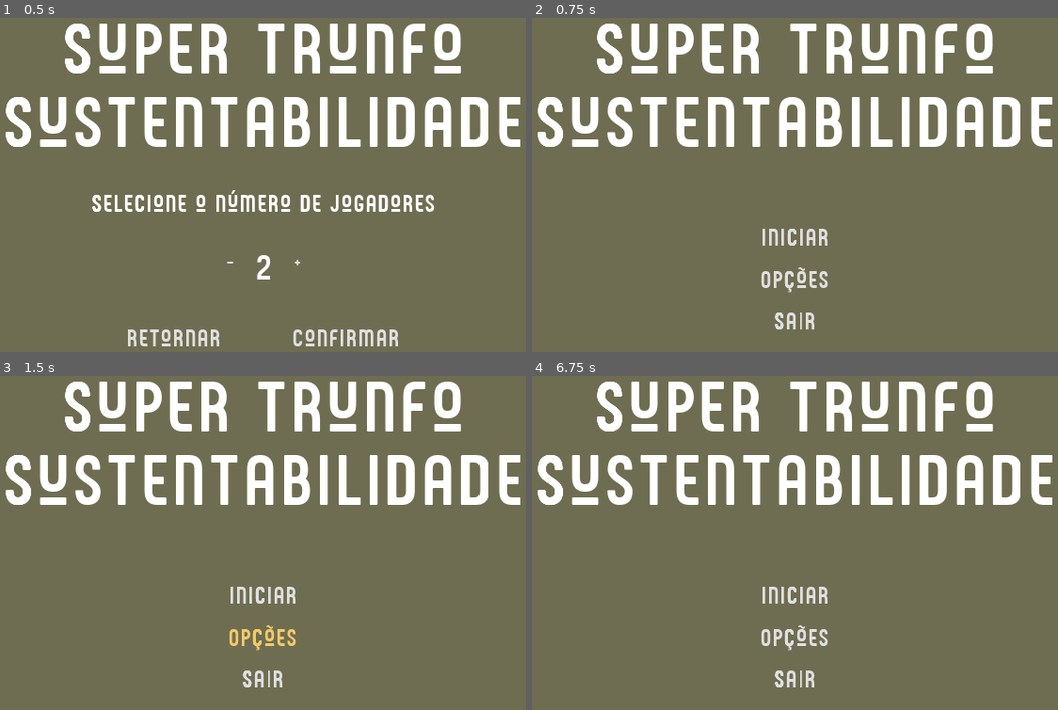
Above: before the commit, frames 1-4 (two rows, left to right).
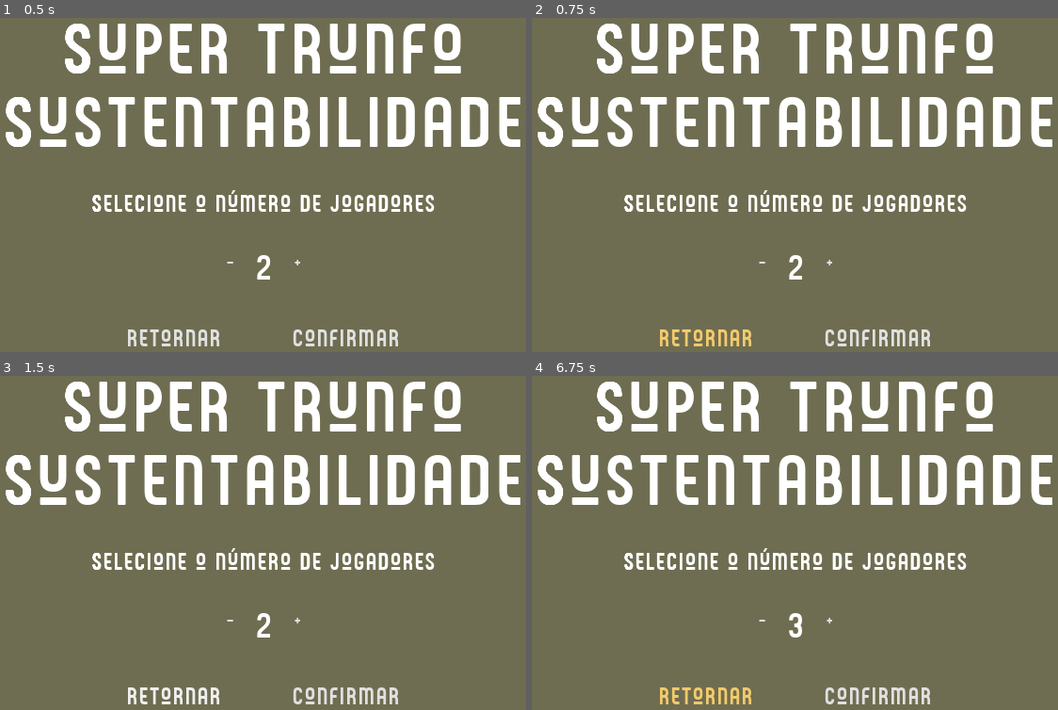
Above: after the commit, the same moments.

Repository: leleosilva/top-trumps-sustainability
Game: Godot game, scene res://scenes/StartGameMenu.tscn
Same seed, same stepped clock (60 frames per second), same inputs: the game is played once before the commit and once after it. This scene is started directly instead of the project's main scene.
Inputs (mouse positions are in pixels of both pictures, inside the frame that each line leads up to):
- Up to frame 1 (0.5 s): no input
- Up to frame 2 (0.75 s): click "Retornar" at 0.5 s
- Up to frame 3 (1.5 s): click (263, 639) at 1.25 s, where only the run before the commit has a clickable "Opções"
- Up to frame 4 (6.75 s): click (795, 599) at 2 s, where only the run before the commit has a clickable "Iniciar"; click "-" at 2.75 s; click "+" at 3.5 s; click "Confirmar" at 4.25 s; click "-" at 5 s; click "+" at 5.75 s; click "Retornar" at 6.5 s

Frame 1 is identical in both runs. In frame 2, 3.6% of the frame differs, in the area x 17-83%, y 51-99%; in frame 3, 3.6%; in frame 4, 3.6%.

Commit message:
Making small changes

Diff:
--- a/project.godot
+++ b/project.godot
@@ -25,6 +25,14 @@
 
 common/drop_mouse_on_gui_input_disabled=true
 
+[input]
+
+pause={
+"deadzone": 0.5,
+"events": [ Object(InputEventKey,"resource_local_to_scene":false,"resource_name":"","device":0,"alt":false,"shift":false,"control":false,"meta":false,"command":false,"pressed":false,"scancode":16777217,"physical_scancode":0,"unicode":0,"echo":false,"script":null)
+ ]
+}
+
 [physics]
 
 common/enable_pause_aware_picking=true
--- a/scenes/MainMenu.tscn
+++ b/scenes/MainMenu.tscn
@@ -1,7 +1,8 @@
-[gd_scene load_steps=9 format=2]
+[gd_scene load_steps=10 format=2]
 
 [ext_resource path="res://scripts/MainMenu.gd" type="Script" id=1]
 [ext_resource path="res://fonts/godiva-reguler.ttf" type="DynamicFontData" id=2]
+[ext_resource path="res://scenes/PauseMenu.tscn" type="PackedScene" id=3]
 
 [sub_resource type="DynamicFont" id=3]
 size = 120
@@ -24,7 +25,7 @@
 anchor_bottom = 1.0
 script = ExtResource( 1 )
 
-[node name="ColorRect" type="ColorRect" parent="."]
+[node name="MainMenuBackground" type="ColorRect" parent="."]
 margin_right = 1280.0
 margin_bottom = 720.0
 color = Color( 0.439216, 0.431373, 0.321569, 1 )
@@ -64,15 +65,14 @@
 alignment = 1
 
 [node name="StartMargin" type="MarginContainer" parent="MainMenuVBox/OptionMargin/OptionButtons"]
+margin_left = 582.0
 margin_top = 89.0
-margin_right = 1280.0
+margin_right = 698.0
 margin_bottom = 129.0
-custom_constants/margin_right = 580
-custom_constants/margin_left = 580
+size_flags_horizontal = 4
 
 [node name="StartButton" type="Button" parent="MainMenuVBox/OptionMargin/OptionButtons/StartMargin"]
-margin_left = 580.0
-margin_right = 700.0
+margin_right = 116.0
 margin_bottom = 40.0
 custom_colors/font_color_hover = Color( 0.952941, 0.796078, 0.423529, 1 )
 custom_colors/font_color_pressed = Color( 0.831373, 0.686275, 0.345098, 1 )
@@ -84,15 +84,14 @@
 text = "Iniciar"
 
 [node name="OptionsMargin" type="MarginContainer" parent="MainMenuVBox/OptionMargin/OptionButtons"]
+margin_left = 581.0
 margin_top = 159.0
-margin_right = 1280.0
+margin_right = 699.0
 margin_bottom = 199.0
-custom_constants/margin_right = 580
-custom_constants/margin_left = 580
+size_flags_horizontal = 4
 
 [node name="OptionsButton" type="Button" parent="MainMenuVBox/OptionMargin/OptionButtons/OptionsMargin"]
-margin_left = 580.0
-margin_right = 700.0
+margin_right = 118.0
 margin_bottom = 40.0
 custom_colors/font_color_hover = Color( 0.952941, 0.796078, 0.423529, 1 )
 custom_colors/font_color_pressed = Color( 0.831373, 0.686275, 0.345098, 1 )
@@ -104,15 +103,14 @@
 text = "Opções"
 
 [node name="ExitMargin" type="MarginContainer" parent="MainMenuVBox/OptionMargin/OptionButtons"]
+margin_left = 604.0
 margin_top = 229.0
-margin_right = 1280.0
+margin_right = 676.0
 margin_bottom = 269.0
-custom_constants/margin_right = 600
-custom_constants/margin_left = 600
+size_flags_horizontal = 4
 
 [node name="ExitButton" type="Button" parent="MainMenuVBox/OptionMargin/OptionButtons/ExitMargin"]
-margin_left = 600.0
-margin_right = 680.0
+margin_right = 72.0
 margin_bottom = 40.0
 custom_colors/font_color_hover = Color( 0.952941, 0.796078, 0.423529, 1 )
 custom_colors/font_color_pressed = Color( 0.831373, 0.686275, 0.345098, 1 )
@@ -123,6 +121,13 @@
 custom_styles/normal = SubResource( 5 )
 text = "Sair"
 
+[node name="PauseMenu" parent="." instance=ExtResource( 3 )]
+visible = false
+anchor_right = 0.0
+anchor_bottom = 0.0
+margin_right = 1280.0
+margin_bottom = 720.0
+
 [connection signal="pressed" from="MainMenuVBox/OptionMargin/OptionButtons/StartMargin/StartButton" to="." method="_on_StartButton_pressed"]
 [connection signal="pressed" from="MainMenuVBox/OptionMargin/OptionButtons/OptionsMargin/OptionsButton" to="." method="_on_OptionsButton_pressed"]
 [connection signal="pressed" from="MainMenuVBox/OptionMargin/OptionButtons/ExitMargin/ExitButton" to="." method="_on_ExitButton_pressed"]
--- a/scenes/StartGameMenu.tscn
+++ b/scenes/StartGameMenu.tscn
@@ -33,7 +33,7 @@
 anchor_bottom = 1.0
 script = ExtResource( 1 )
 
-[node name="ColorRect" type="ColorRect" parent="."]
+[node name="StartMenuBackground" type="ColorRect" parent="."]
 margin_right = 1280.0
 margin_bottom = 720.0
 color = Color( 0.439216, 0.431373, 0.321569, 1 )
@@ -75,30 +75,30 @@
 [node name="PlayersTitleMargin" type="MarginContainer" parent="VBoxContainer/OptionMargin/OptionButtons"]
 margin_left = 345.0
 margin_right = 935.0
-margin_bottom = 87.0
+margin_bottom = 99.0
 size_flags_horizontal = 4
 size_flags_vertical = 3
 
 [node name="Label" type="Label" parent="VBoxContainer/OptionMargin/OptionButtons/PlayersTitleMargin"]
-margin_top = 23.0
+margin_top = 29.0
 margin_right = 590.0
-margin_bottom = 63.0
+margin_bottom = 69.0
 size_flags_horizontal = 5
 custom_fonts/font = SubResource( 11 )
 text = "Selecione o número de jogadores"
 
 [node name="NumberOfPlayersMargin" type="MarginContainer" parent="VBoxContainer/OptionMargin/OptionButtons"]
 margin_left = 575.0
-margin_top = 117.0
+margin_top = 129.0
 margin_right = 704.0
-margin_bottom = 240.0
+margin_bottom = 189.0
 size_flags_horizontal = 4
 size_flags_vertical = 2
 custom_constants/margin_left = 0
 
 [node name="HBoxContainer" type="HBoxContainer" parent="VBoxContainer/OptionMargin/OptionButtons/NumberOfPlayersMargin"]
 margin_right = 129.0
-margin_bottom = 123.0
+margin_bottom = 60.0
 size_flags_horizontal = 0
 size_flags_vertical = 0
 custom_constants/separation = 35
@@ -121,16 +121,15 @@
 [node name="ValueMargin" type="MarginContainer" parent="VBoxContainer/OptionMargin/OptionButtons/NumberOfPlayersMargin/HBoxContainer"]
 margin_left = 50.0
 margin_right = 81.0
-margin_bottom = 123.0
+margin_bottom = 60.0
 
 [node name="NumberOfPlayers" type="Label" parent="VBoxContainer/OptionMargin/OptionButtons/NumberOfPlayersMargin/HBoxContainer/ValueMargin"]
 margin_right = 31.0
-margin_bottom = 123.0
+margin_bottom = 60.0
 size_flags_horizontal = 0
 size_flags_vertical = 0
 custom_fonts/font = SubResource( 10 )
-text = "0
-"
+text = "0"
 align = 1
 script = ExtResource( 3 )
 
@@ -151,7 +150,7 @@
 
 [node name="DecisionMargin" type="MarginContainer" parent="VBoxContainer/OptionMargin/OptionButtons"]
 margin_left = 406.0
-margin_top = 270.0
+margin_top = 258.0
 margin_right = 874.0
 margin_bottom = 358.0
 size_flags_horizontal = 4
--- a/scripts/MainMenu.gd
+++ b/scripts/MainMenu.gd
@@ -16,11 +16,13 @@
 #	pass
 
 func _on_StartButton_pressed():
-	get_tree().change_scene("res://scenes/StartGameMenu.tscn")
+	if get_tree().change_scene("res://scenes/StartGameMenu.tscn") != OK:
+		print("An unexpected error occured when trying to switch to the start menu.")
 
 
 func _on_OptionsButton_pressed():
-	pass # Replace with function body.
+	if get_tree().change_scene("res://scenes/PauseMenu.tscn") != OK:
+		print("An unexpected error occured when trying to pause the game.")
 
 
 func _on_ExitButton_pressed():
--- a/scripts/StartGameMenu.gd
+++ b/scripts/StartGameMenu.gd
@@ -17,7 +17,8 @@
 
 
 func _on_ReturnButton_pressed():
-	get_tree().change_scene("res://scenes/MainMenu.tscn")
+	if get_tree().change_scene("res://scenes/MainMenu.tscn") != OK:
+		print("An unexpected error occured when trying to return to the main menu.")
 
 
 func _on_DecreasePlayersButton_pressed():
